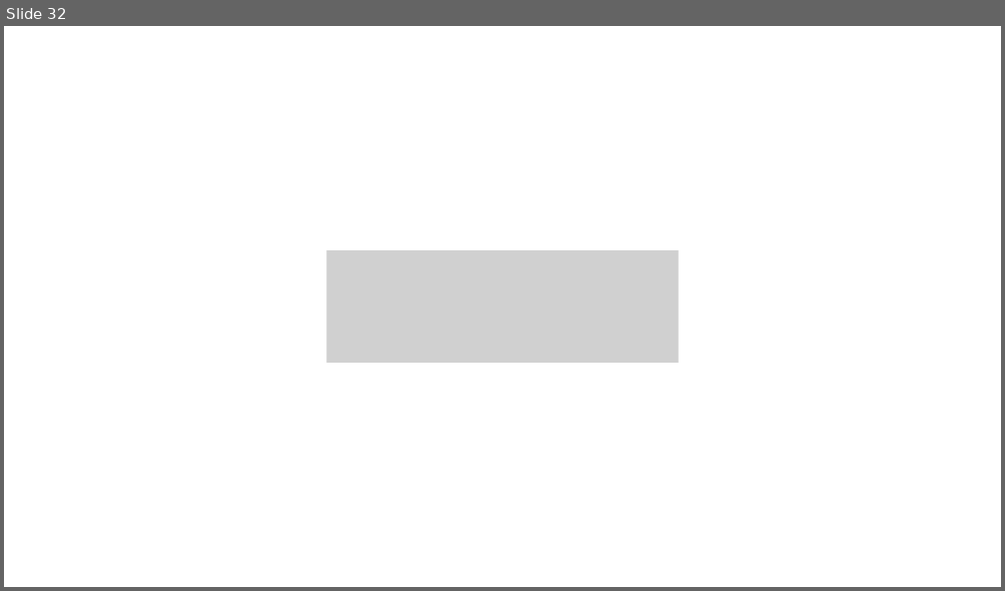
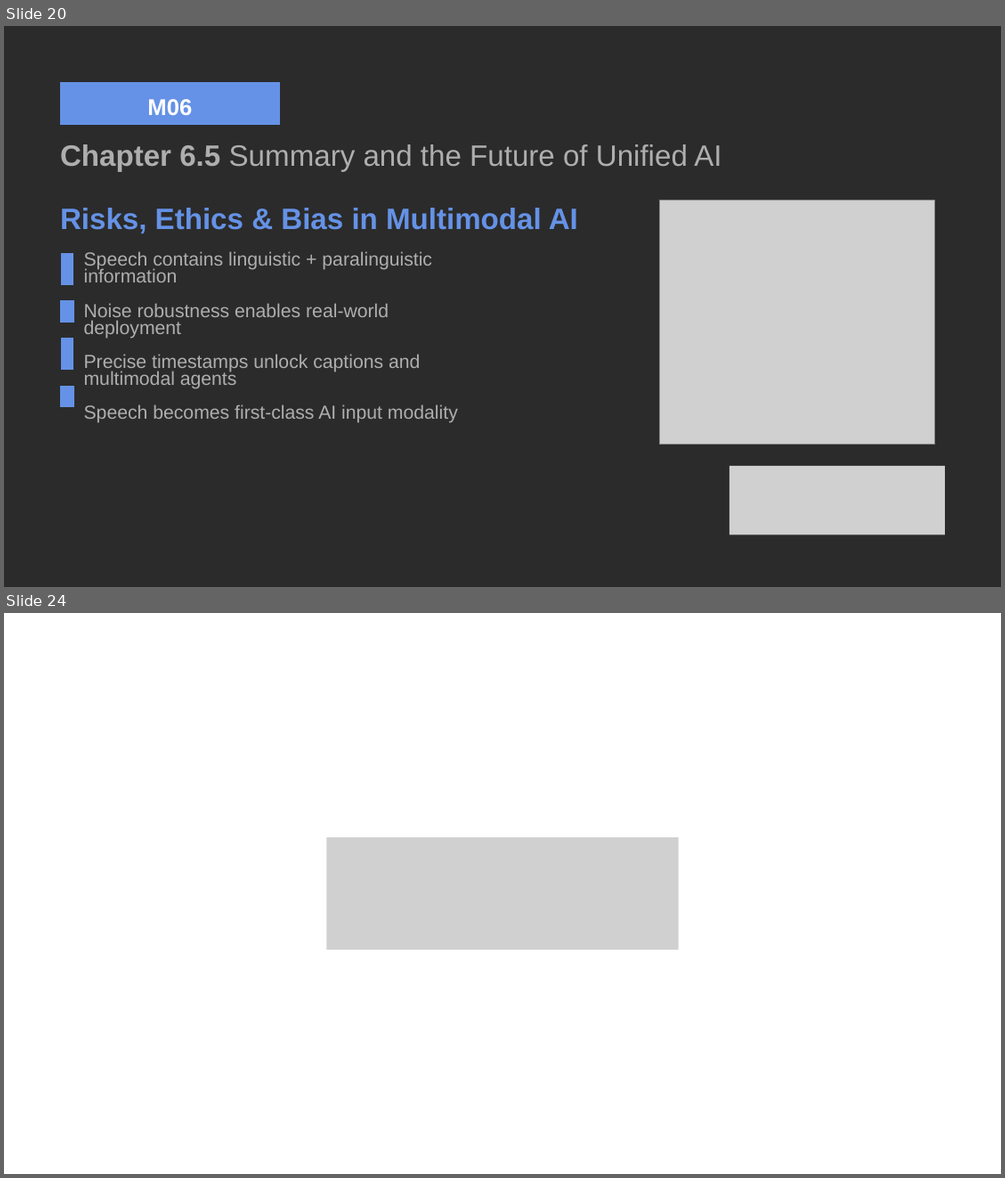
Before and after one commit to rausejop/ai, a slide deck: M06 Multimodal NLP/DEF_M06 Multimodal NLP.pptx. Shown one above the other, each under a label of ours: slide 32 before the commit, slides 20 and 24 after it; the slides between them are not shown. The pictures are 1005x591 and 1005x1178 pixels, drawn with LibreOffice and Linux fonts; fonts in the diff are those of the drawing; grey boxes stand for pictures; background and template pictures are left out; a plain dark background stands for a picture behind light text. Boxes give left, top, right and bottom in pixels: in the first picture for what was removed or moved away, otherwise in the second. Text is boxed around its words. In the diff, an @@ line names an element or a change of style, - is before the commit and + after.

```diff
--- a/M06 Multimodal NLP/DEF_M06 Multimodal NLP.pptx
+++ b/M06 Multimodal NLP/DEF_M06 Multimodal NLP.pptx
@@ slide 20 added at (x1=4, y1=26, x2=1001, y2=587), background picture (left out) @@
@@ freeform shape added at (x1=60, y1=82, x2=280, y2=124), fill #6592E6 @@
@@ text added at (x1=112, y1=99, x2=228, y2=115), 33 pt, text #FFFFFF, bold @@
+M01.1 BPE
@@ text added at (x1=147, y1=99, x2=192, y2=115), 33 pt, text #FFFFFF, bold @@
+M06
@@ text added at (x1=60, y1=144, x2=721, y2=171), 42.6 pt, text #AEAEAE @@
+Chapter 6.5 Summary and the Future of Unified AI
@@ text added at (x1=60, y1=208, x2=578, y2=233), 42.6 pt, text #6592E6, bold @@
+Risks, Ethics & Bias in Multimodal AI
@@ picture added at (x1=659, y1=200, x2=935, y2=444) @@
@@ freeform shape added at (x1=61, y1=253, x2=73, y2=285), fill #6592E6 @@
@@ text added at (x1=84, y1=251, x2=458, y2=423), 27.3 pt, text #AEAEAE @@
+Speech contains linguistic + paralinguistic information
+Noise robustness enables real-world deployment
+Precise timestamps unlock captions and multimodal agents
+Speech becomes first-class AI input modality
@@ freeform shape added at (x1=60, y1=301, x2=73, y2=322), fill #6592E6 @@
@@ freeform shape added at (x1=61, y1=337, x2=73, y2=369), fill #6592E6 @@
@@ freeform shape added at (x1=60, y1=386, x2=73, y2=407), fill #6592E6 @@
@@ picture added at (x1=729, y1=466, x2=945, y2=534) @@
@@ what was slide 32 is now slide 24 @@
```
Also in this commit, not shown: 2 slides changed, 19 other slides added, 28 slides removed, 1 other file.
